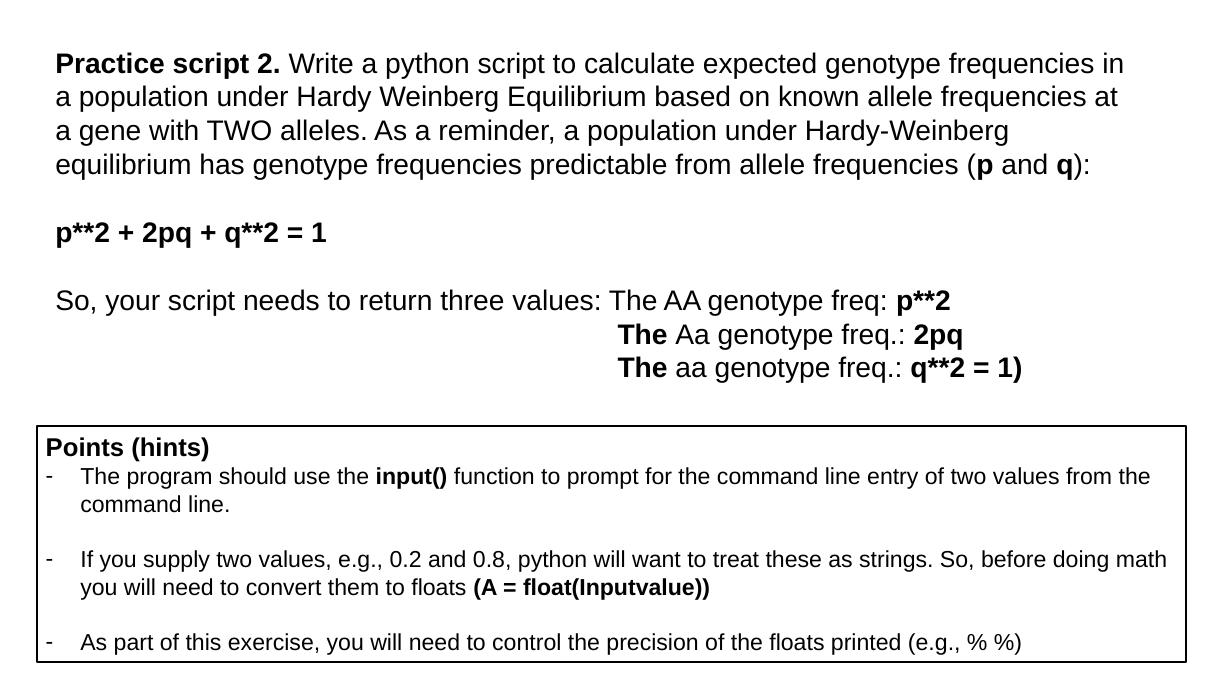
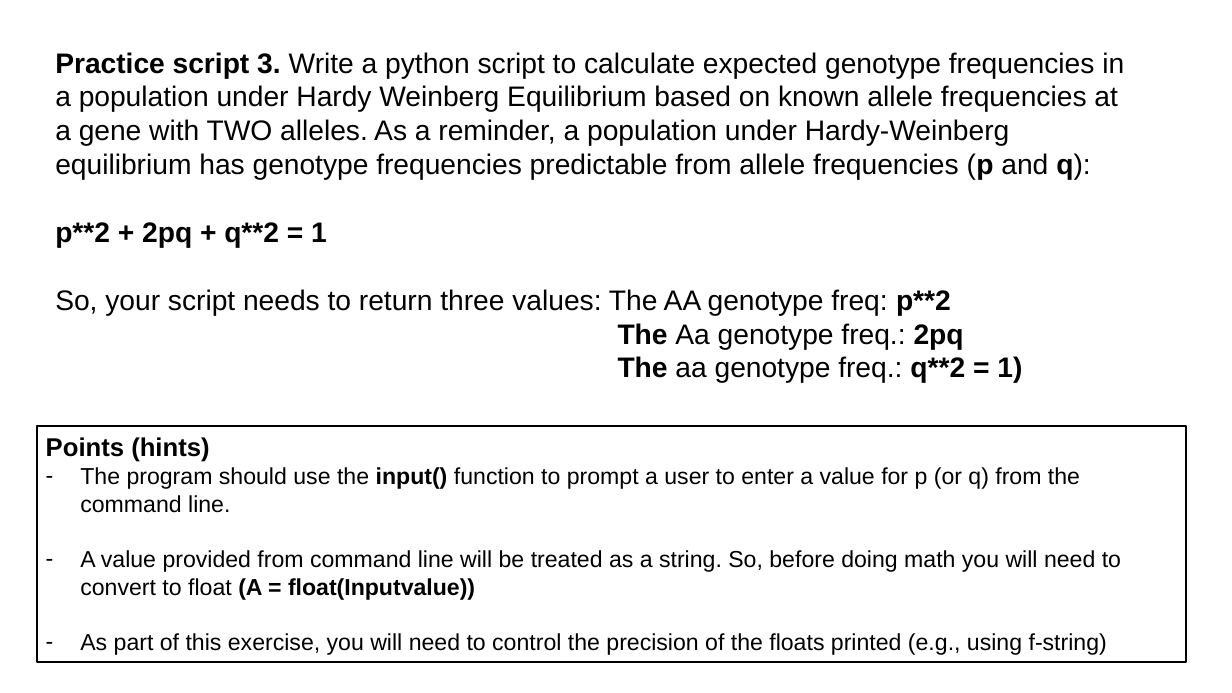
Before and after one commit to tparchman/F26_BIOL792, a slide deck: slide 15 of week6_pythonI/week6_python.pptx (slide 11 before the commit). Drawn at 1232x693 pixels with LibreOffice and Linux fonts; fonts in the diff are those of the drawing. Boxes give left, top, right and bottom in pixels: in the first picture for what was removed or moved away, otherwise in the second. Text is boxed around its words. In the diff, an @@ line names an element or a change of style, - is before the commit and + after.

```diff
--- a/week6_pythonI/week6_python.pptx
+++ b/week6_pythonI/week6_python.pptx
@@ text at [55, 52, 1124, 180]: text changed @@
-Practice script 2. Write a python script to calculate expected genotype frequencies in a population under Hardy Weinberg Equilibrium based on known allele frequencies at a gene with TWO alleles. As a reminder, a population under Hardy-Weinberg equilibrium has genotype frequencies predictable from allele frequencies (p and q):
+Practice script 3. Write a python script to calculate expected genotype frequencies in a population under Hardy Weinberg Equilibrium based on known allele frequencies at a gene with TWO alleles. As a reminder, a population under Hardy-Weinberg equilibrium has genotype frequencies predictable from allele frequencies (p and q):
@@ text in rectangle at [80, 467, 1121, 655]: text changed @@
-– The program should use the input() function to prompt for the command line entry of two values from the command line.
-– If you supply two values, e.g., 0.2 and 0.8, python will want to treat these as strings. So, before doing math you will need to convert them to floats (A = float(Inputvalue))
-– As part of this exercise, you will need to control the precision of the floats printed (e.g., % %)
+– The program should use the input() function to prompt a user to enter a value for p (or q) from the command line.
+– A value provided from command line will be treated as a string. So, before doing math you will need to convert to float (A = float(Inputvalue))
+– As part of this exercise, you will need to control the precision of the floats printed (e.g., using f-string)
```
Also in this commit, not shown: 8 other slides changed, 5 slides added, 2 slides removed, 3 other files.
